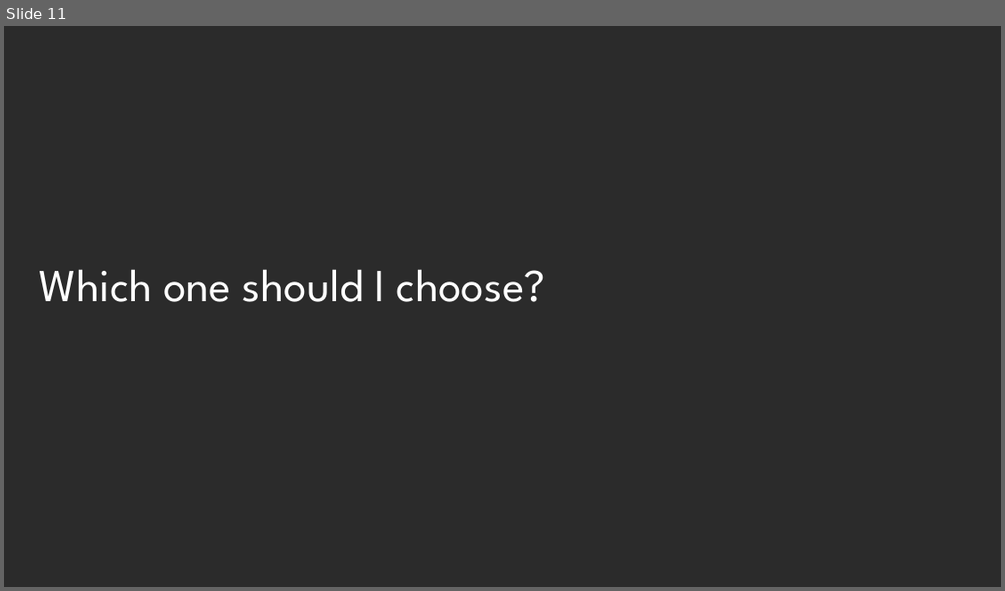
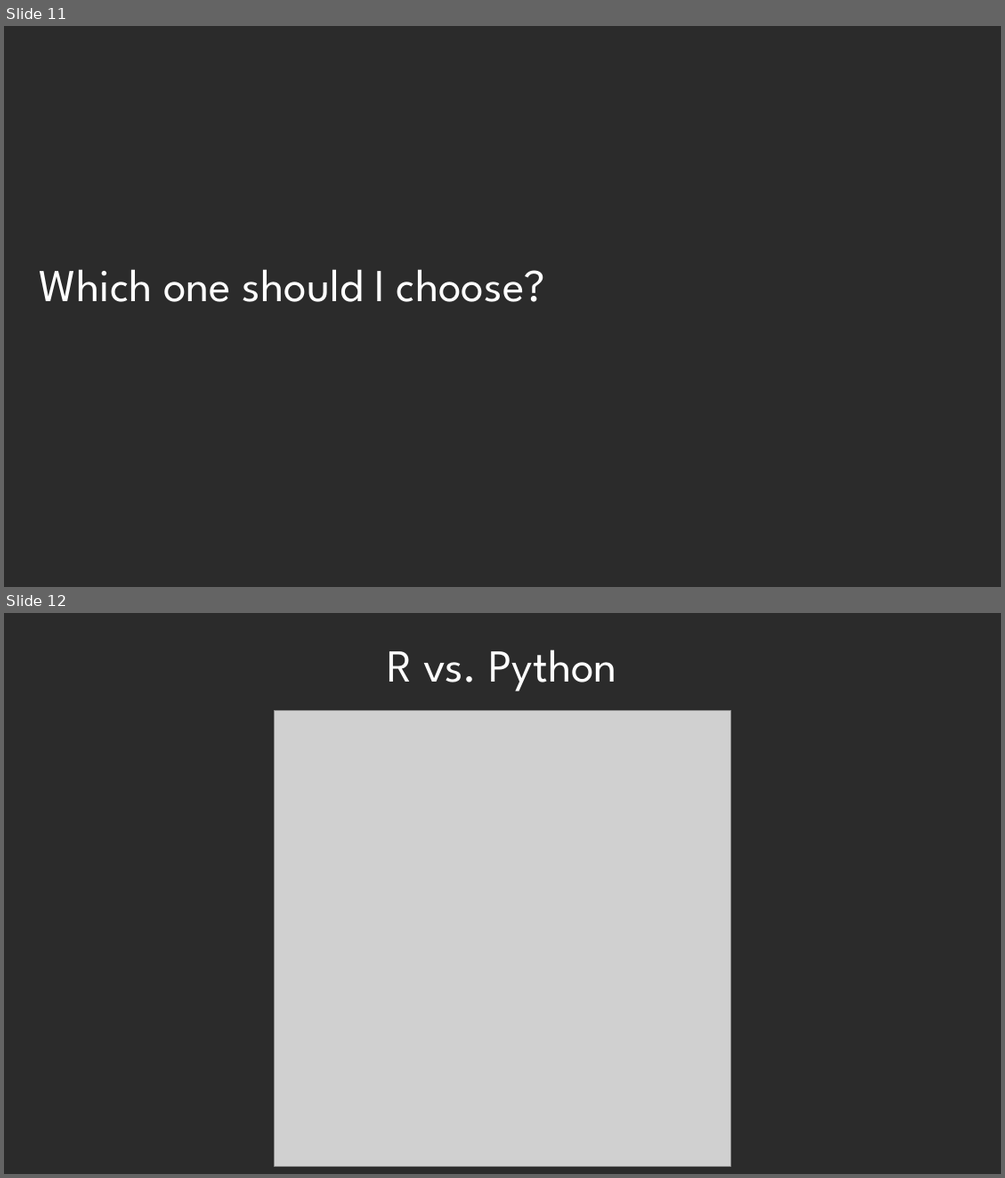
Before and after one commit to DustinEwers/r-talk-demos, a slide deck: slides/r_slides.pptx. Shown one above the other, each under a label of ours: slide 11 before the commit, slides 11 and 12 after it. The pictures are 1005x591 and 1005x1178 pixels, drawn with LibreOffice and Linux fonts; fonts in the diff are those of the drawing; grey boxes stand for pictures; background and template pictures are left out; a plain dark background stands for a picture behind light text. Boxes give left, top, right and bottom in pixels: in the first picture for what was removed or moved away, otherwise in the second. Text is boxed around its words. In the diff, an @@ line names an element or a change of style, - is before the commit and + after.

```diff
--- a/slides/r_slides.pptx
+++ b/slides/r_slides.pptx
@@ slide 12 added at <box>4,613,1001,1174</box>, background picture (left out) @@
@@ title added at <box>388,649,617,691</box>, 44 pt, text #FFFFFF @@
+R vs. Python
@@ picture added at <box>275,710,731,1167</box> @@
```
Also in this commit, not shown: 1 slide changed.
